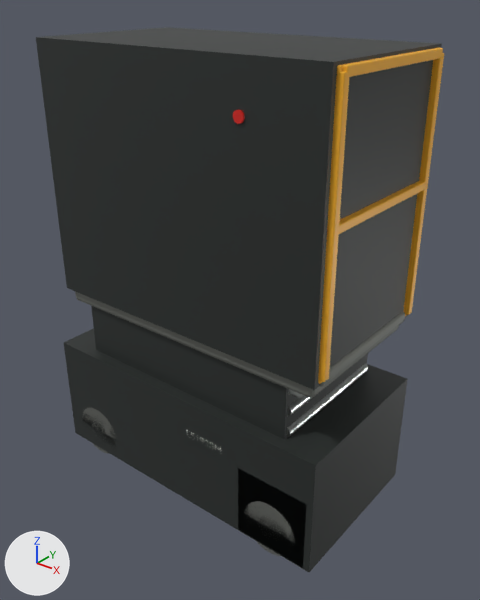
Renders of the Blender file source/blender/es1930m-showcase-v1.0.blend from each side of a commit.
Both versions are drawn from a 50 mm lens placed at (1.74, -2.08, 2.2), pointed at (0.07, 0.01, 0.91). The axes (+X, +Y, +Z) are drawn at lower left. The lights are the same throughout. The first picture is the older version.

The first picture shows 'Chassis_Hit', 'ExtensionDeckWeldment', 'ExtensionRailPost_-1_1', 'ExtensionRailPost_1_1', 'FrontTire_-1', 'GateRail_1.48', 'GateRail_1.962', 'Level04_PIN_LOWER_R', 'MainDeck', 'Platform_Hit', 'Scissor_Hit', 'Steering_Hit' and 7 more.
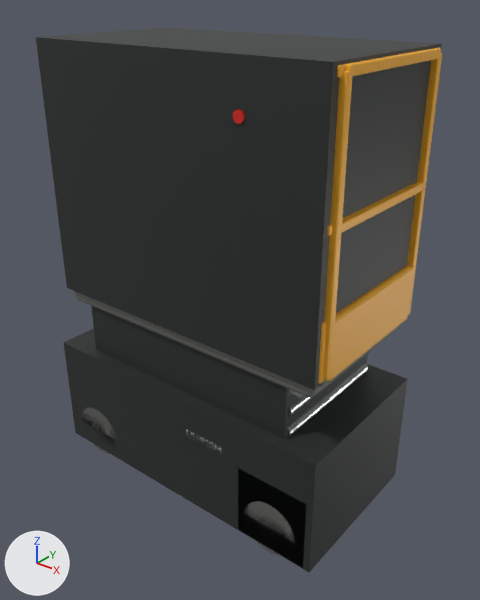
Changed parts and their boxes [x1, y1, x2, y2] in the pictures (480 x 600 px):
'ExtensionFrontToeBoard', added (orange)
    after: [325, 265, 413, 381]
'ExtensionRailPost_-1_1', moved
    before: [318, 71, 350, 382]
    after: [323, 71, 353, 380]
'ExtensionRailPost_1_1', moved
    before: [404, 53, 444, 315]
    after: [407, 53, 442, 315]
'TopRail_-1', moved, rescaled (not visible before)
    after: [337, 64, 345, 78]

The change, as a list of edits to the scene's bpy script:
```text
Change me_cube_063:
    used by ob_toprail__1; parent = ob_fixedrails; location = (-0.25, -0.332, 1.962)
    remove me_cube_063.from_pydata(...)  # 8 vertices, 6 faces; spans x -0.4..0.4, y -0.017..0.017, z -0.017..0.017
    add me_cube_063.from_pydata(...)  # 8 vertices, 6 faces; spans x -0.684..0.684, y -0.017..0.017, z -0.017..0.017
    me_cube_063 part 1: the whole mesh is scaled about its middle by (1.71, 1, 1)
Add me_cube_060_1:
    me_cube_060_1.from_pydata(...)  # a box spanning x -0.018..0.018, y -0.315..0.315, z -0.125..0.125
    me_cube_060_1.materials.append(mat_jlg_safety_orange)  # orange #f8b32c
Change ob_extensionrailpost__1_1:
    ob_extensionrailpost__1_1.location: (0.718, -0.332, 1.441) -> (0.718, -0.315, 1.441)
Change ob_extensionrailpost_1_1:
    ob_extensionrailpost_1_1.location: (0.718, 0.332, 1.441) -> (0.718, 0.315, 1.441)
Add ob_extensionfronttoeboard:
    ob_extensionfronttoeboard = bpy.data.objects.new('ExtensionFrontToeBoard', me_cube_060_1)
    ob_extensionfronttoeboard.parent = ob_extensiondeck
    ob_extensionfronttoeboard.location = (0.718, 0.0, 1.025)
    _m = ob_extensionfronttoeboard.modifiers.new('EdgeSoftening', 'BEVEL')
    _m.width = 0.012
    _m.width_pct = 0.012
    _m.segments = 2
```
